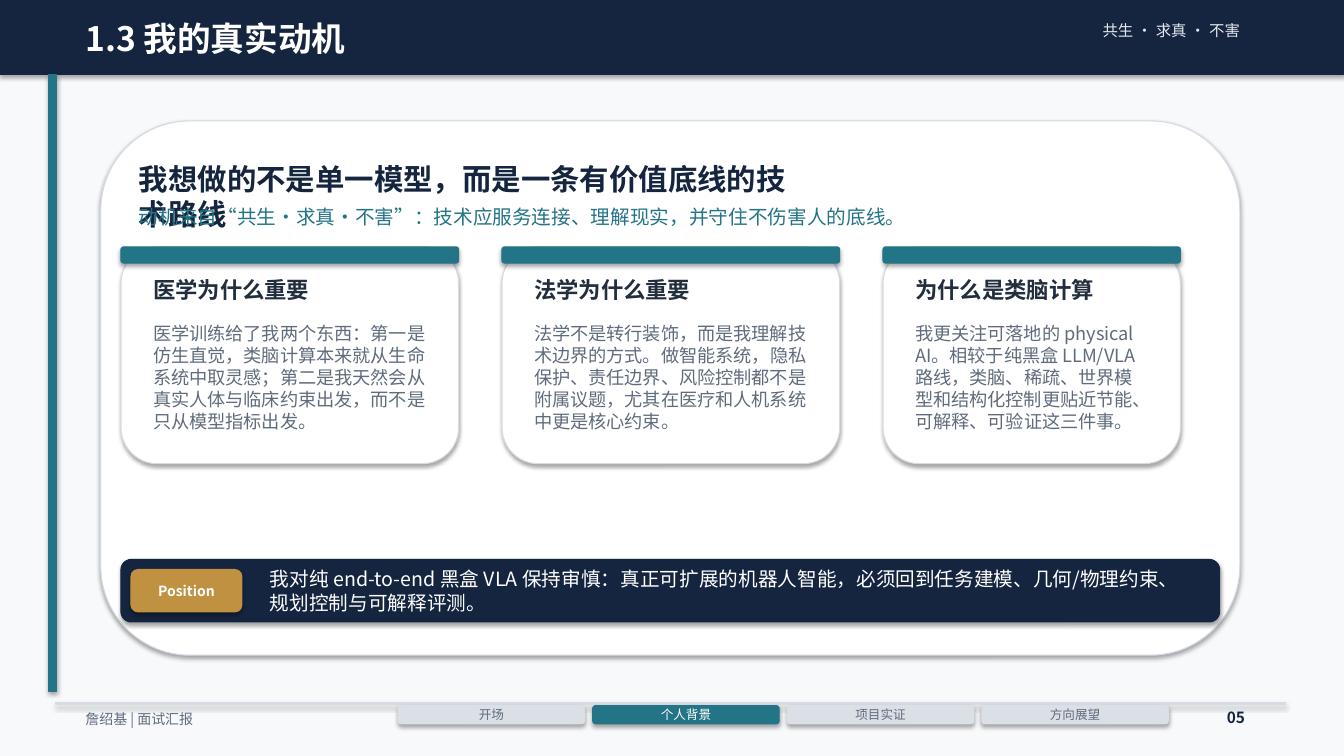
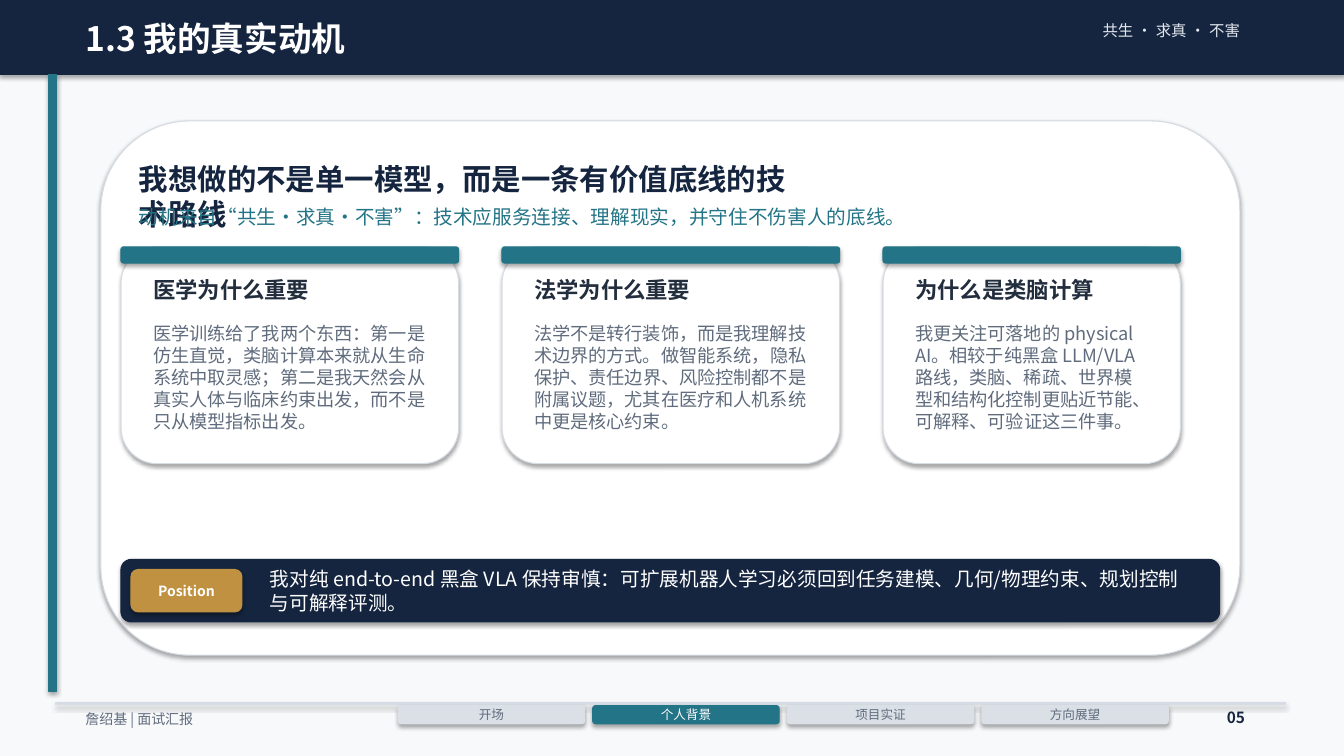
Before and after one commit to ZhanMous/PrivEnergyBench, a slide deck: slide 5 of docs/20min_面试汇报_詹绍基_20页图表版.pptx. Drawn at 1344x756 pixels with LibreOffice and Linux fonts; fonts in the diff are those of the drawing. Boxes give left, top, right and bottom in pixels: in the first picture for what was removed or moved away, otherwise in the second. Text is boxed around its words. In the diff, an @@ line names an element or a change of style, - is before the commit and + after.

```diff
--- a/docs/20min_面试汇报_詹绍基_20页图表版.pptx
+++ b/docs/20min_面试汇报_詹绍基_20页图表版.pptx
@@ text at (x1=270, y1=569, x2=1178, y2=612): text changed @@
-我对纯 end-to-end 黑盒 VLA 保持审慎：真正可扩展的机器人智能，必须回到任务建模、几何/物理约束、规划控制与可解释评测。
+我对纯 end-to-end 黑盒 VLA 保持审慎：可扩展机器人学习必须回到任务建模、几何/物理约束、规划控制与可解释评测。
```
Also in this commit, not shown: 15 other slides changed, 1 slide added, 17 other files.
